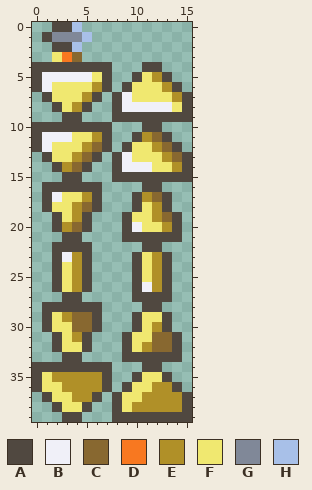
Pixel-art sprite -- Sprites/General/Scroll_Bar.png. That is the earlier state.
The file is 16x40 pixels.
Palette (. is transparent): A #504840  B #f0f0f8  C #886830  D #f87820  E #b09028  F #f0e870  G #808898  H #a8c0e8
And afterwards:
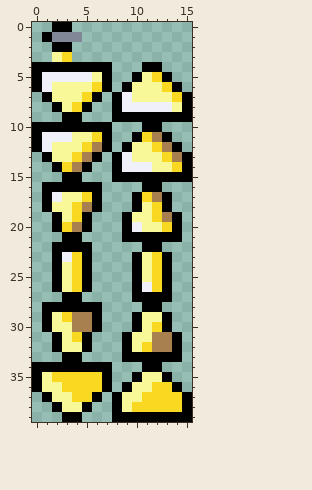
Difference:
Colour A changes from #504840 to #000000.
Colour C changes from #886830 to #a88050.
Colour E changes from #b09028 to #f8d820.
Colour F changes from #f0e870 to #f8f898.
The author changed colour D to colour E in row 3 at x 3.
The edit erases colour C in row 3 at x 4.
The edit erases colour H in row 0 at x 4; in row 1 at x 5; in row 2 at x 4.
Pixel boxes of the changes (left, top, right, bottom) in both pictures:
changed: (32, 22, 192, 422)
